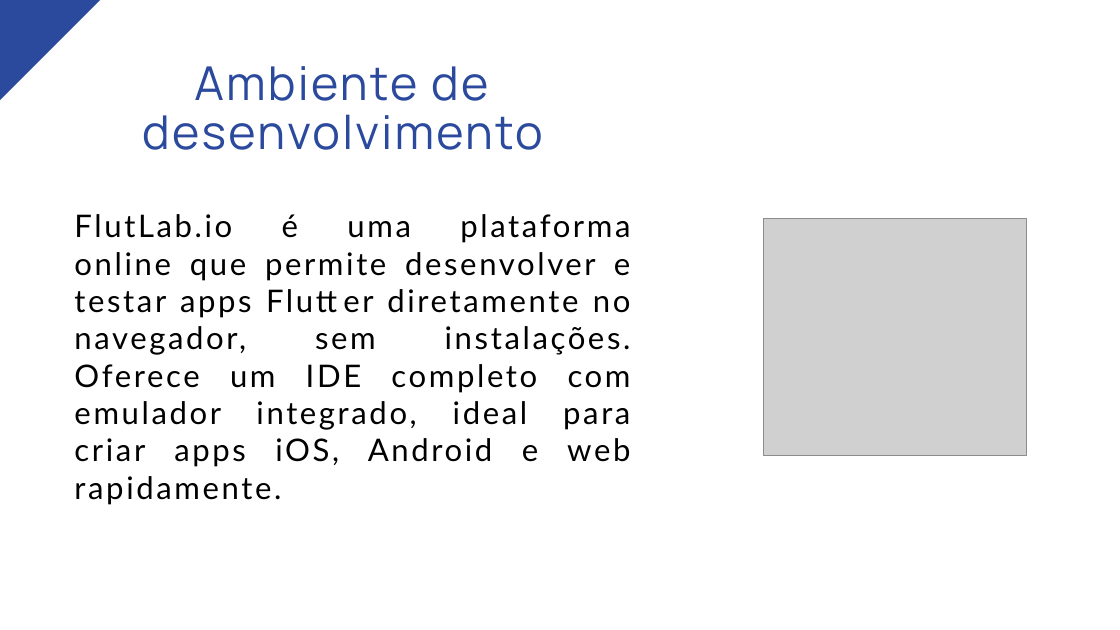
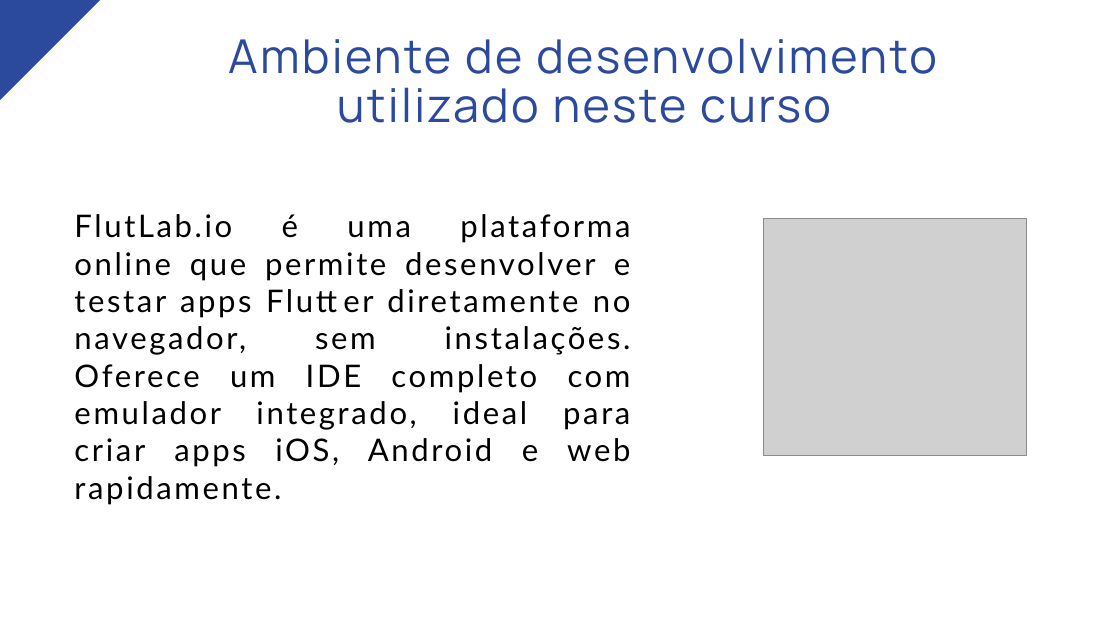
Before and after one commit to nataliascosta/Flutter, a slide deck: slide 5 of Módulo 01 - Introdução ao Flutter/Módulo I - Introdução ao Flutter.pptx (slide 4 before the commit). Drawn at 1120x630 pixels with LibreOffice and Linux fonts; fonts in the diff are those of the drawing; grey boxes stand for pictures. Boxes give left, top, right and bottom in pixels: in the first picture for what was removed or moved away, otherwise in the second. Text is boxed around its words. In the diff, an @@ line names an element or a change of style, - is before the commit and + after.

```diff
--- a/Módulo 01 - Introdução ao Flutter/Módulo I - Introdução ao Flutter.pptx
+++ b/Módulo 01 - Introdução ao Flutter/Módulo I - Introdução ao Flutter.pptx
@@ text at bbox=[228, 38, 937, 123]: text changed @@
-Ambiente de desenvolvimento
+Ambiente de desenvolvimento utilizado neste curso
```
Also in this commit, not shown: 2 other slides changed, 2 slides added, 1 other file.
